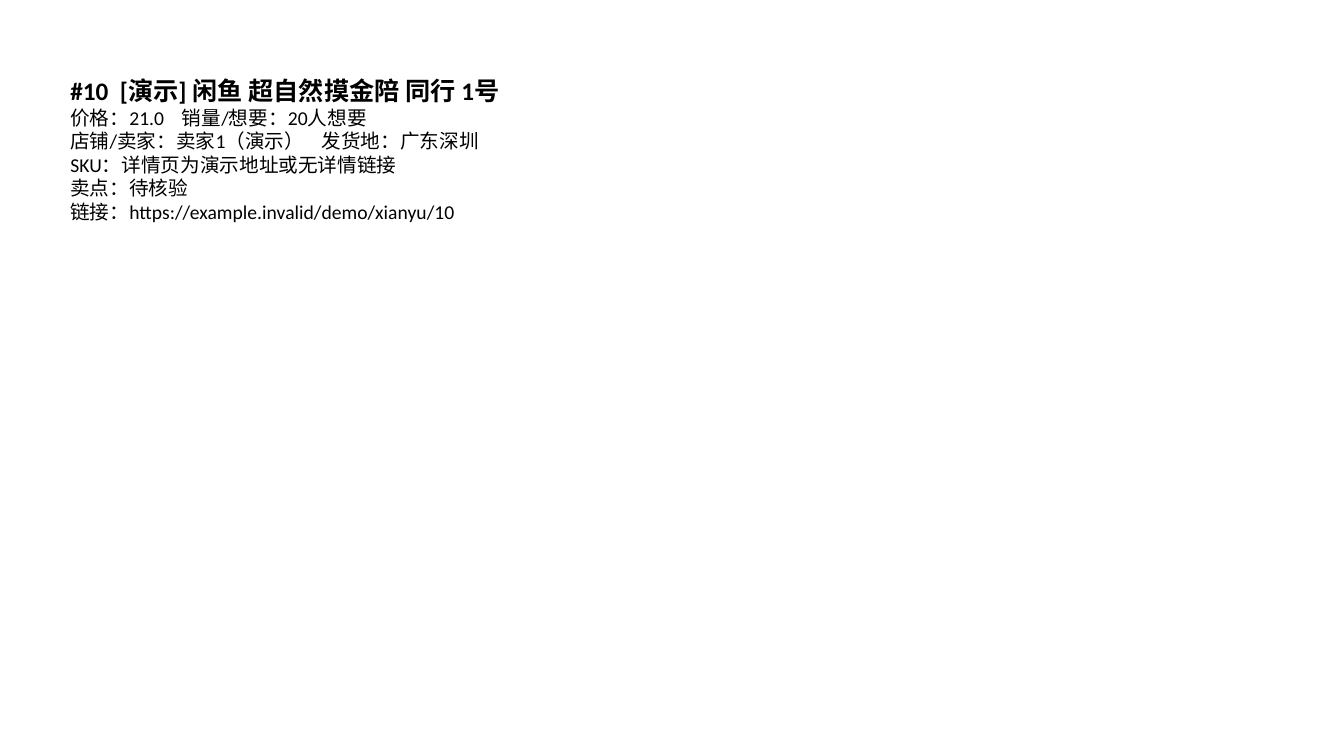
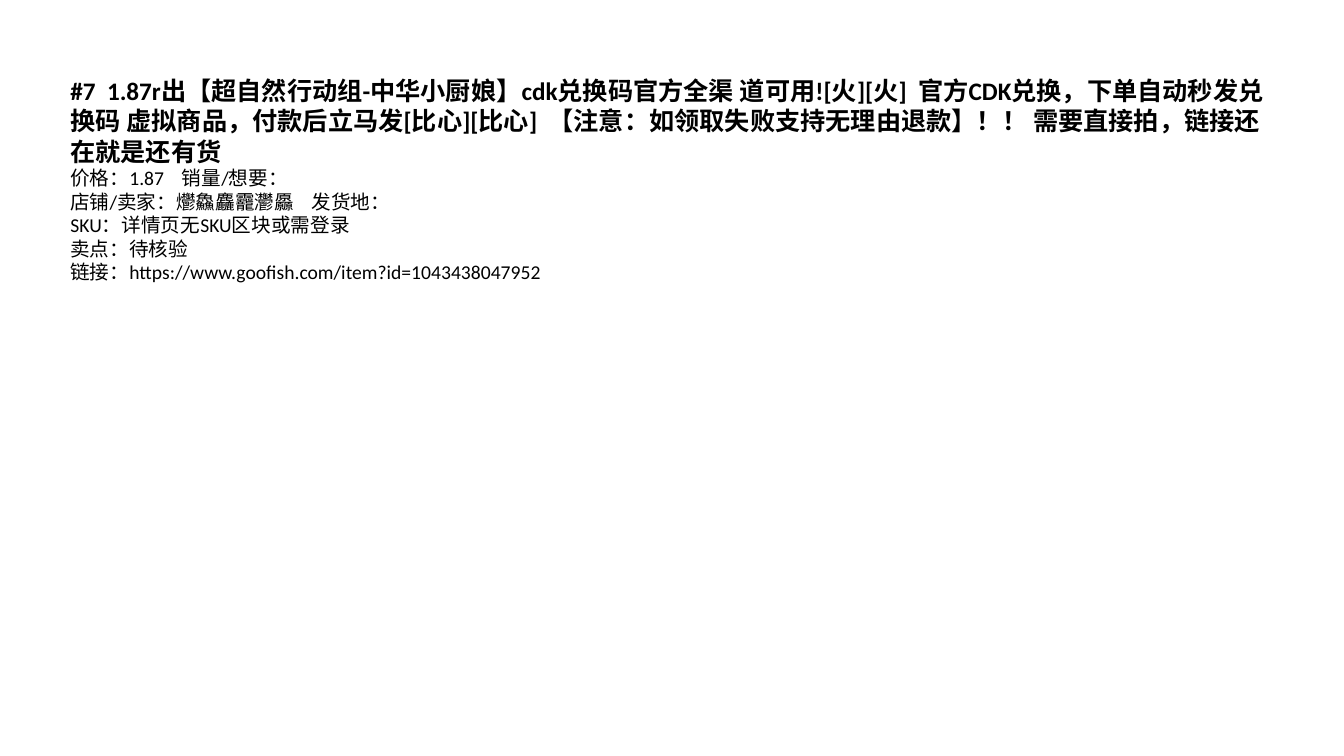
Before and after one commit to 02zhuniu-ship-it/-, a slide deck: slide 8 of archive/2026-09-30/xianyu/PPT报告/闲鱼同行爆款分析-2026-09-30.pptx (slide 11 before the commit). Drawn at 1344x756 pixels with LibreOffice and Linux fonts; fonts in the diff are those of the drawing. Boxes give left, top, right and bottom in pixels: in the first picture for what was removed or moved away, otherwise in the second. Text is boxed around its words. In the diff, an @@ line names an element or a change of style, - is before the commit and + after.

Commit message:
配置Apify令牌并启用真实竞品采集（淘宝+闲鱼）
- 将Apify API令牌写入config.json，云端无需加密口令即可使用云浏览器抓真实数据
- 修正Apify采集输入参数为 keywords[] + maxResultsPerKeyword/maxItems
- 调整关键词顺序，宽词在前，避免长尾词单独无结果
- 更新当日归档为真实采集数据（淘宝/闲鱼各15条）及真实商品图片、PPT

```diff
--- a/archive/2026-09-30/xianyu/PPT报告/闲鱼同行爆款分析-2026-09-30.pptx
+++ b/archive/2026-09-30/xianyu/PPT报告/闲鱼同行爆款分析-2026-09-30.pptx
@@ text at [70, 78, 1263, 234]: text changed; size 14 to 18 pt; bold on @@
-#10 [演示] 闲鱼 超自然摸金陪 同行 1号
-价格：21.0 销量/想要：20人想要
-店铺/卖家：卖家1（演示） 发货地：广东深圳
-SKU：详情页为演示地址或无详情链接
+#7 1.87r出【超自然行动组-中华小厨娘】cdk兑换码官方全渠 道可用![火][火] 官方CDK兑换，下单自动秒发兑换码 虚拟商品，付款后立马发[比心][比心] 【注意：如领取失败支持无理由退款】！！ 需要直接拍，链接还在就是还有货
+价格：1.87 销量/想要：
+店铺/卖家：爩鱻麤龗灪厵 发货地：
+SKU：详情页无SKU区块或需登录
@@ text at [70, 262, 540, 283]: text changed @@
-链接：https://example.invalid/demo/xianyu/10
+链接：https://www.goofish.com/item?id=1043438047952
```
Also in this commit, not shown: 10 other slides changed, 5 slides added, 42 other files.
